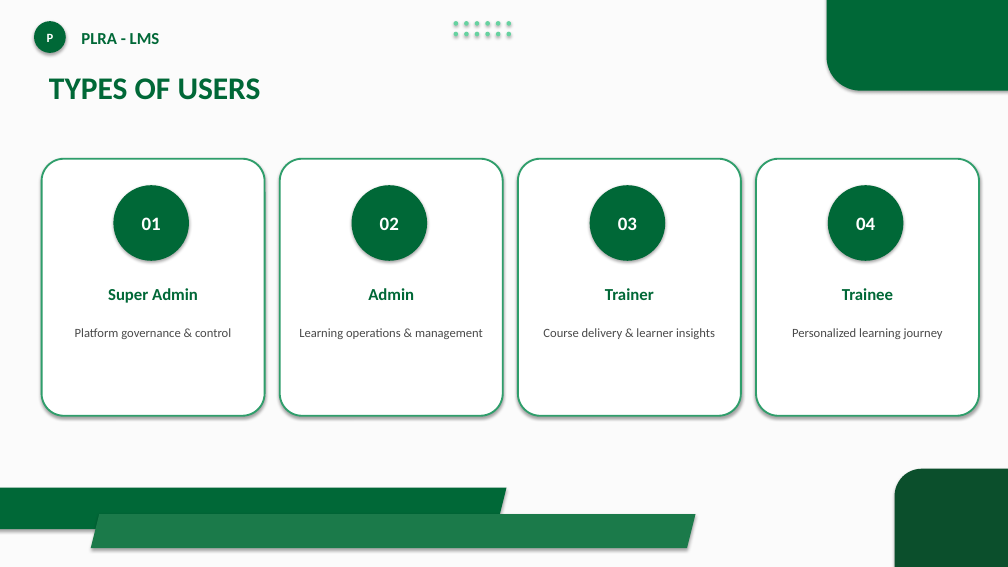
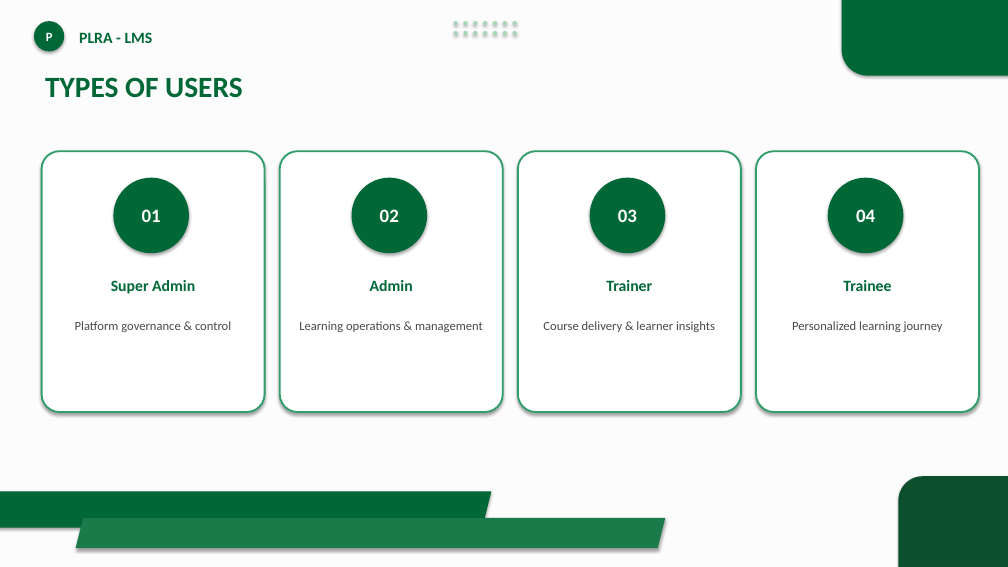
Before and after one commit to GulraizAhmed/GulraizAhmed, a slide deck: slide 6 of PLRA_LMS_Presentation.pptx. Drawn at 1008x567 pixels with LibreOffice and Linux fonts; fonts in the diff are those of the drawing. Boxes give left, top, right and bottom in pixels: in the first picture for what was removed or moved away, otherwise in the second. Text is boxed around its words. In the diff, an @@ line names an element or a change of style, - is before the commit and + after.

```diff
--- a/PLRA_LMS_Presentation.pptx
+++ b/PLRA_LMS_Presentation.pptx
@@ rectangle at <box>0,0,1008,567</box>: fill #FBFBFB to #FCFCFC @@
@@ ellipse: place and size @@
-ellipse at <box>507,21,511,26</box>
+ellipse at <box>503,21,507,26</box>
@@ fill #66D2A0 to #A8D5B5 in 12 elements at <box>454,21,458,26</box>, <box>464,21,468,26</box>, <box>473,21,478,26</box>, <box>483,21,488,26</box>, <box>493,21,498,26</box>, <box>503,21,507,26</box>, <box>454,31,458,36</box>, <box>464,31,468,36</box>, <box>473,31,478,36</box>, <box>483,31,488,36</box>, <box>493,31,498,36</box>, <box>513,21,517,26</box> @@
@@ ellipse: place and size @@
-ellipse at <box>454,32,458,36</box>
+ellipse at <box>513,21,517,26</box>
@@ rounded rectangle: place and size @@
-rounded rectangle at <box>827,0,1008,91</box>
+rounded rectangle at <box>842,0,1008,76</box>
@@ 3 ellipses: place and size @@
-3 ellipses at <box>464,32,490,36</box>
+3 ellipses at <box>454,31,478,36</box>
@@ ellipse: place and size @@
-ellipse at <box>496,32,501,36</box>
+ellipse at <box>483,31,488,36</box>
@@ ellipse: place and size @@
-ellipse at <box>507,32,511,36</box>
+ellipse at <box>493,31,498,36</box>
@@ ellipse added at <box>503,31,507,36</box>, fill #A8D5B5 @@
@@ ellipse added at <box>513,31,517,36</box>, fill #A8D5B5 @@
@@ text "TYPES OF USERS" at <box>45,77,243,98</box>: size 30 to 28 pt; less space between paragraphs @@
@@ rounded rectangle: place and size @@
-rounded rectangle at <box>42,159,265,416</box>
+rounded rectangle at <box>42,151,265,412</box>
@@ rounded rectangle: place and size @@
-rounded rectangle at <box>280,159,503,416</box>
+rounded rectangle at <box>280,151,503,412</box>
@@ proportions changed in 5 elements at <box>842,0,1008,76</box>, <box>42,151,265,412</box>, <box>280,151,503,412</box>, <box>756,151,979,412</box>, <box>518,151,741,412</box> @@
@@ rounded rectangle: place and size @@
-rounded rectangle at <box>518,159,741,416</box>
+rounded rectangle at <box>518,151,741,412</box>
@@ rounded rectangle: place and size @@
-rounded rectangle at <box>756,159,979,416</box>
+rounded rectangle at <box>756,151,979,412</box>
@@ text "Super Admin": place and size @@
-text "Super Admin" at <box>108,288,198,303</box>
+text "Super Admin" at <box>111,280,195,294</box>
@@ text "Admin": place and size @@
-text "Admin" at <box>368,288,414,300</box>
+text "Admin" at <box>370,280,413,291</box>
@@ text "Trainer": place and size @@
-text "Trainer" at <box>605,288,654,300</box>
+text "Trainer" at <box>606,280,652,291</box>
@@ size 16 to 15 pt; less space between paragraphs in 5 elements at <box>79,32,153,43</box>, <box>370,280,413,291</box>, <box>111,280,195,294</box>, <box>606,280,652,291</box>, <box>843,280,891,291</box> @@
@@ text "Trainee": place and size @@
-text "Trainee" at <box>842,288,893,300</box>
+text "Trainee" at <box>843,280,891,291</box>
@@ less space between paragraphs in 9 elements at <box>34,21,64,51</box>, <box>113,178,189,253</box>, <box>75,321,231,332</box>, <box>352,178,427,253</box>, <box>299,321,483,332</box>, <box>590,178,665,253</box>, <box>543,321,715,332</box>, <box>828,178,904,253</box>, <box>792,321,943,332</box> @@
@@ 4 ellipses, 4 texts: place and size @@
-4 ellipses, 4 texts at <box>75,185,943,339</box>
+4 ellipses, 4 texts at <box>75,178,943,332</box>
@@ rounded rectangle: place and size @@
-rounded rectangle at <box>895,469,1008,567</box>
+rounded rectangle at <box>898,476,1008,567</box>
@@ parallelogram: place and size @@
-parallelogram at <box>0,488,507,529</box>
+parallelogram at <box>0,492,492,528</box>
@@ parallelogram: place and size @@
-parallelogram at <box>91,514,696,548</box>
+parallelogram at <box>76,518,665,548</box>
```
Also in this commit, not shown: 17 other slides changed, 1 other file.
